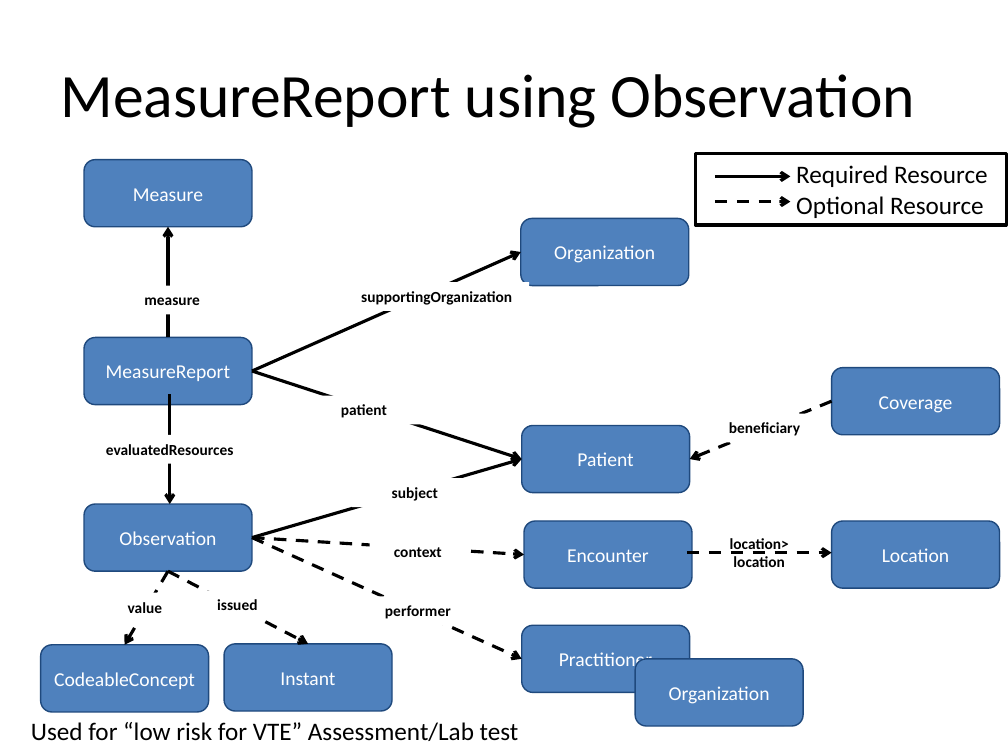
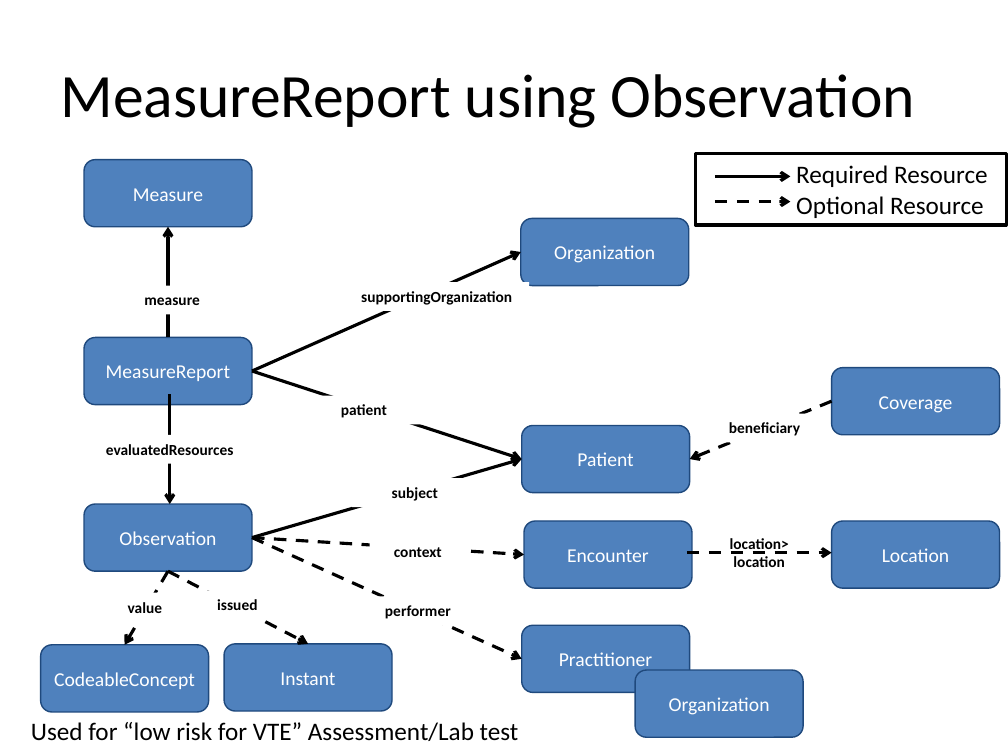
Before and after one commit to HL7/davinci-deqm, a slide deck: slide 8 of source/pages/assets/images/source/DEQM Resource Diagram - VTE.pptx. Drawn at 1008x756 pixels with LibreOffice and Linux fonts; fonts in the diff are those of the drawing. Boxes give left, top, right and bottom in pixels: in the first picture for what was removed or moved away, otherwise in the second. Text is boxed around its words. In the diff, an @@ line names an element or a change of style, - is before the commit and + after.

```diff
--- a/source/pages/assets/images/source/DEQM Resource Diagram - VTE.pptx
+++ b/source/pages/assets/images/source/DEQM Resource Diagram - VTE.pptx
@@ rounded rectangle "Organization": place and size @@
-rounded rectangle "Organization" at box(635, 659, 803, 727)
+rounded rectangle "Organization" at box(635, 670, 803, 738)
```
Also in this commit, not shown: 4 other slides changed, 8 slides added, 1 slide removed, 9 other files.
